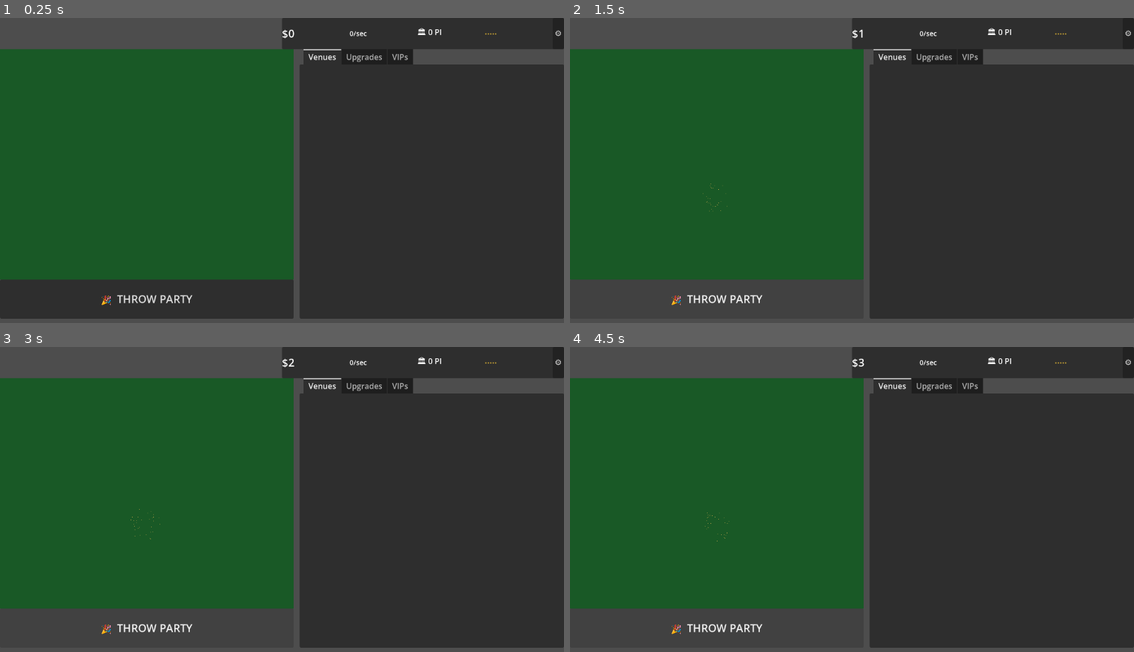
Above: before the commit, frames 1-4 (two rows, left to right).
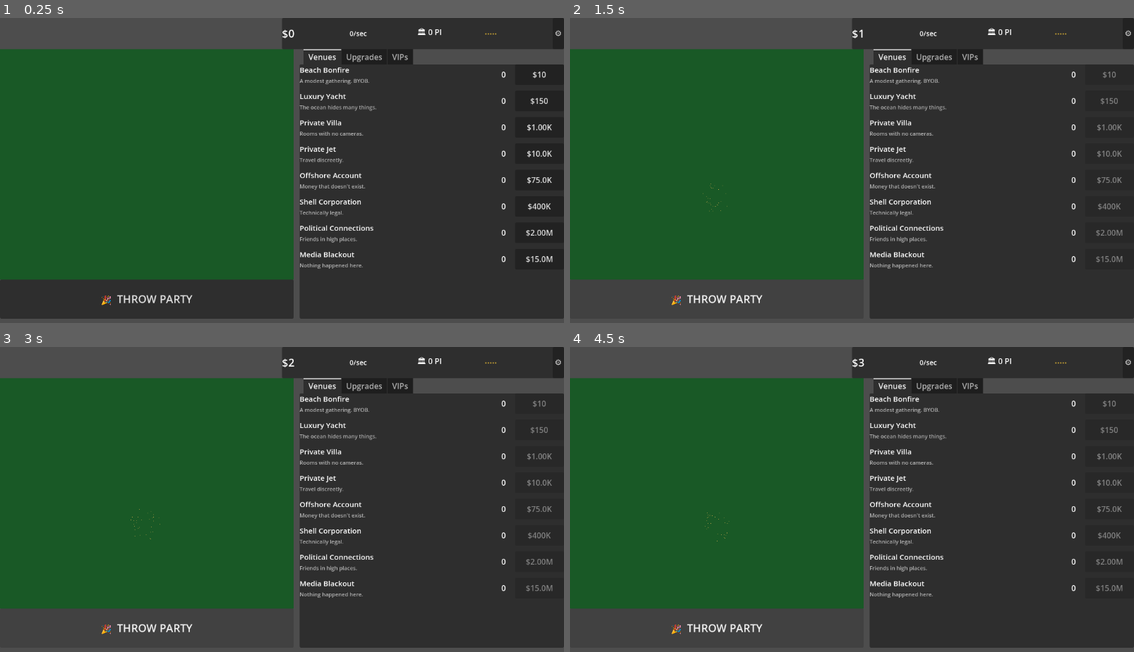
Above: after the commit, the same moments.

Repository: jhughesofficial/island-game
Game: Godot game, scene res://scenes/Main.tscn
The game is run twice, just before and just after one commit, with the same random seed, the same clock (stepped at 60 frames per second) and the same inputs.
Inputs:
- Up to frame 1 (0.25 s): no input
- Up to frame 2 (1.5 s): click "⚙" at 0.5 s; click "🎉 THROW PARTY" at 1.25 s
- Up to frame 3 (3 s): click "⚙" at 2 s; click "🎉 THROW PARTY" at 2.75 s
- Up to frame 4 (4.5 s): click "⚙" at 3.5 s; click "🎉 THROW PARTY" at 4.25 s

The runs differ from the first frame. In frame 1, 1.8% of the frame differs, in the area x 53-98%, y 16-83%; in frame 2, 1.8%; in frame 3, 1.8%; in frame 4, 1.8%.
Error before the commit: Parse Error: Only identifier, attribute access, and subscription access can be used as assignment target. (res://scripts/components/venue_panel.gd:20)

Commit message:
fix: replace theme_override property syntax with add_theme_*_override() calls, fix float-to-int narrowing in GameState

Diff:
--- a/scripts/autoloads/GameState.gd
+++ b/scripts/autoloads/GameState.gd
@@ -266,7 +266,7 @@
 	var saved_at: int = int(parsed.get("saved_at", 0))
 	if saved_at > 0:
 		var elapsed: int = mini(
-			Time.get_unix_time_from_system() - saved_at,
+			int(Time.get_unix_time_from_system()) - saved_at,
 			OFFLINE_CAP_SECONDS
 		)
 		if elapsed > 0:
--- a/scripts/components/upgrade_panel.gd
+++ b/scripts/components/upgrade_panel.gd
@@ -26,11 +26,11 @@
 	info.size_flags_horizontal = Control.SIZE_EXPAND_FILL
 	var name_lbl := Label.new()
 	name_lbl.text = upg.name
-	name_lbl.theme_override_font_sizes/font_size = 14
+	name_lbl.add_theme_font_size_override("font_size", 14)
 	info.add_child(name_lbl)
 	var sub_lbl := Label.new()
 	sub_lbl.text = upg.flavor
-	sub_lbl.theme_override_font_sizes/font_size = 11
+	sub_lbl.add_theme_font_size_override("font_size", 11)
 	sub_lbl.modulate = Color(0.7, 0.7, 0.7)
 	info.add_child(sub_lbl)
 	row.add_child(info)
--- a/scripts/components/venue_panel.gd
+++ b/scripts/components/venue_panel.gd
@@ -17,7 +17,7 @@
 func _make_row(venue: Dictionary) -> HBoxContainer:
 	var row := HBoxContainer.new()
 	row.name = "row_" + venue.id
-	row.theme_override_constants/separation = 8
+	row.add_theme_constant_override("separation", 8)
 
 	var info := VBoxContainer.new()
 	info.size_flags_horizontal = Control.SIZE_EXPAND_FILL
@@ -25,13 +25,13 @@
 	var name_lbl := Label.new()
 	name_lbl.name = "NameLabel"
 	name_lbl.text = venue.name
-	name_lbl.theme_override_font_sizes/font_size = 15
+	name_lbl.add_theme_font_size_override("font_size", 15)
 	info.add_child(name_lbl)
 
 	var sub_lbl := Label.new()
 	sub_lbl.name = "SubLabel"
 	sub_lbl.text = venue.flavor
-	sub_lbl.theme_override_font_sizes/font_size = 11
+	sub_lbl.add_theme_font_size_override("font_size", 11)
 	sub_lbl.modulate = Color(0.7, 0.7, 0.7)
 	info.add_child(sub_lbl)
 
--- a/scripts/components/vip_panel.gd
+++ b/scripts/components/vip_panel.gd
@@ -26,11 +26,11 @@
 	info.size_flags_horizontal = Control.SIZE_EXPAND_FILL
 	var name_lbl := Label.new()
 	name_lbl.text = vip.name
-	name_lbl.theme_override_font_sizes/font_size = 14
+	name_lbl.add_theme_font_size_override("font_size", 14)
 	info.add_child(name_lbl)
 	var sub_lbl := Label.new()
 	sub_lbl.text = "%s  |  x%.1f earnings  |  +%d PI" % [vip.flavor, vip.multiplier, vip.pi_award]
-	sub_lbl.theme_override_font_sizes/font_size = 11
+	sub_lbl.add_theme_font_size_override("font_size", 11)
 	sub_lbl.modulate = Color(0.7, 0.7, 0.7)
 	info.add_child(sub_lbl)
 	row.add_child(info)
